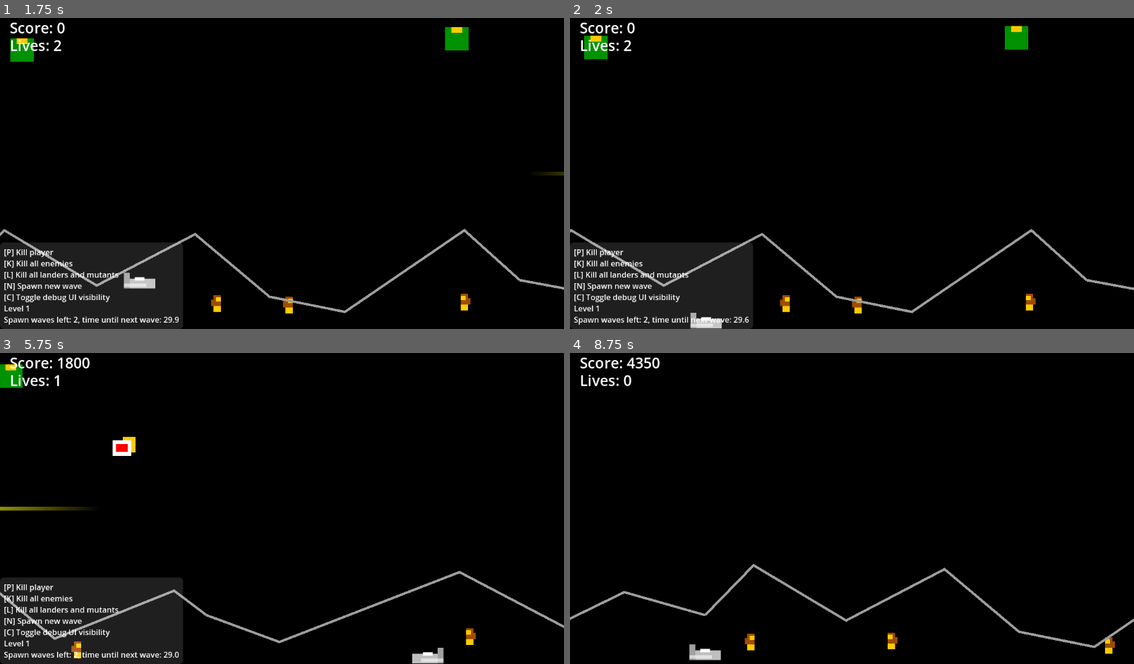
Above: before the commit, frames 1-4 (two rows, left to right).
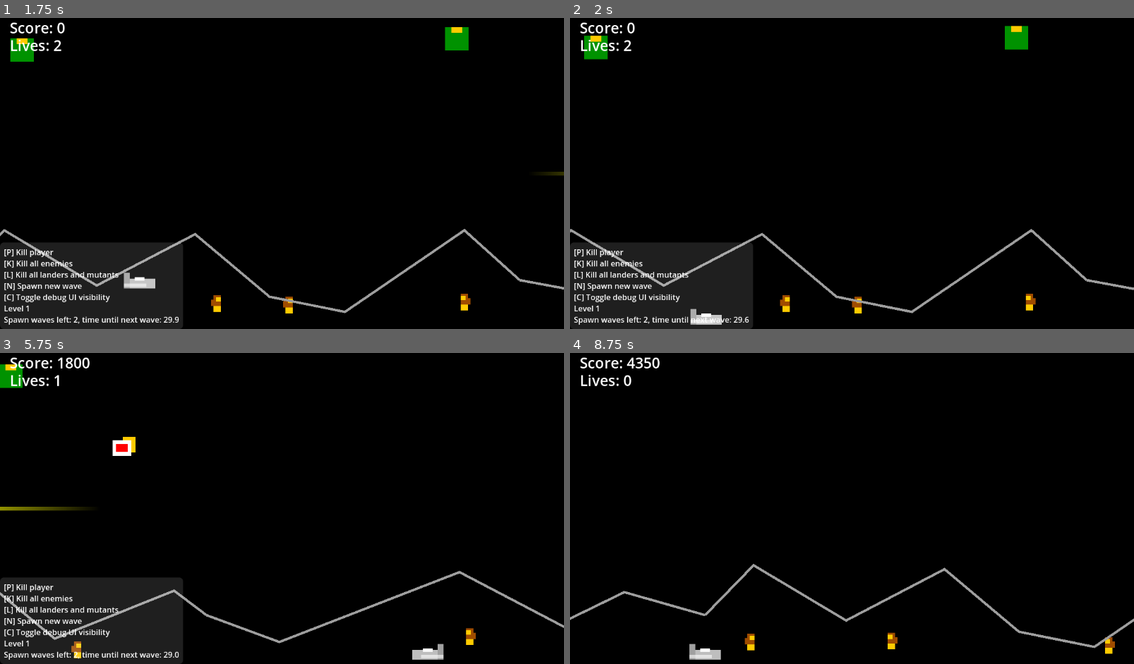
Above: after the commit, the same moments.

Repository: Toxe/godot-defender-clone
Game: Godot game, scene res://scenes/levels/title/title.tscn
The game is run twice, just before and just after one commit, with the same random seed, the same clock (stepped at 60 frames per second) and the same inputs.
Inputs:
- Up to frame 1 (1.75 s): tap Enter at 0.5 s; hold Right (move_right) 0.53-1.28 s; hold Space (fire) 0.53-1.28 s; hold Down (move_down) from 1.28 s (still down); tap C at 1.35 s
- Up to frame 2 (2 s): keep holding Down (move_down)
- Up to frame 3 (5.75 s): release Down (move_down) at 2.03 s; hold Right (move_right) 2.03-2.78 s; tap one key every 0.75 s from 2.1 s: P K L N; hold Up (move_up) 2.78-3.53 s; hold Left (move_left) 3.53-5.03 s; hold Down (move_down) from 5.03 s (still down); hold Space (fire) from 5.03 s (still down)
- Up to frame 4 (8.75 s): release Down (move_down) at 5.78 s; release Space (fire) at 5.78 s; hold Right (move_right) 5.78-6.53 s; tap one key every 0.75 s from 5.85 s: C P K L; hold Up (move_up) 6.53-7.28 s; hold Right (move_right) 7.28-8.03 s; hold Down (move_down) from 8.03 s (still down)

Frame 1 is identical in both runs. In frame 2, 0.2% of the frame differs, in the area x 21-27%, y 93-100%; in frame 3, 0.2%, in the area x 73-79%, y 93-100%; in frame 4, less than 0.1%.

Commit message:
Clamping of vertical Player position is handled by MovementComponent

Diff:
--- a/G01_Defender/scenes/player/player.gd
+++ b/G01_Defender/scenes/player/player.gd
@@ -2,8 +2,10 @@
 
 const laser_scene = preload("laser.tscn")
 
-@onready var movementComponent = $MovementComponent
-@onready var player_height: float = $HitboxComponent/CollisionShape2D.shape.size.y
+func _ready():
+    var height = $HitboxComponent/CollisionShape2D.shape.size.y
+    $MovementComponent.clamp_position_top = height + 5
+    $MovementComponent.clamp_position_bottom = get_viewport().get_visible_rect().size.y - height - 5
 
 
 func _unhandled_input(event):
@@ -13,13 +15,7 @@
 
 
 func _physics_process(_delta):
-    movementComponent.direction = Input.get_vector("move_left", "move_right", "move_up", "move_down")
-    clamp_vertical_position()
-
-
-func clamp_vertical_position():
-    var viewport_size = get_viewport().get_visible_rect().size
-    position.y = clamp(position.y, player_height + 5, viewport_size.y - player_height - 5)
+    $MovementComponent.direction = Input.get_vector("move_left", "move_right", "move_up", "move_down")
 
 
 func fire_laser():
--- a/G01_Defender/scenes/player/player.tscn
+++ b/G01_Defender/scenes/player/player.tscn
@@ -36,6 +36,7 @@
 script = ExtResource("1_n4fie")
 
 [node name="MovementComponent" parent="." instance=ExtResource("2_s2asx")]
+can_clamp_vertical_position = true
 speed = 500.0
 
 [node name="FlipOrientationComponent" parent="." node_paths=PackedStringArray("movement_component") instance=ExtResource("3_d6mi6")]
